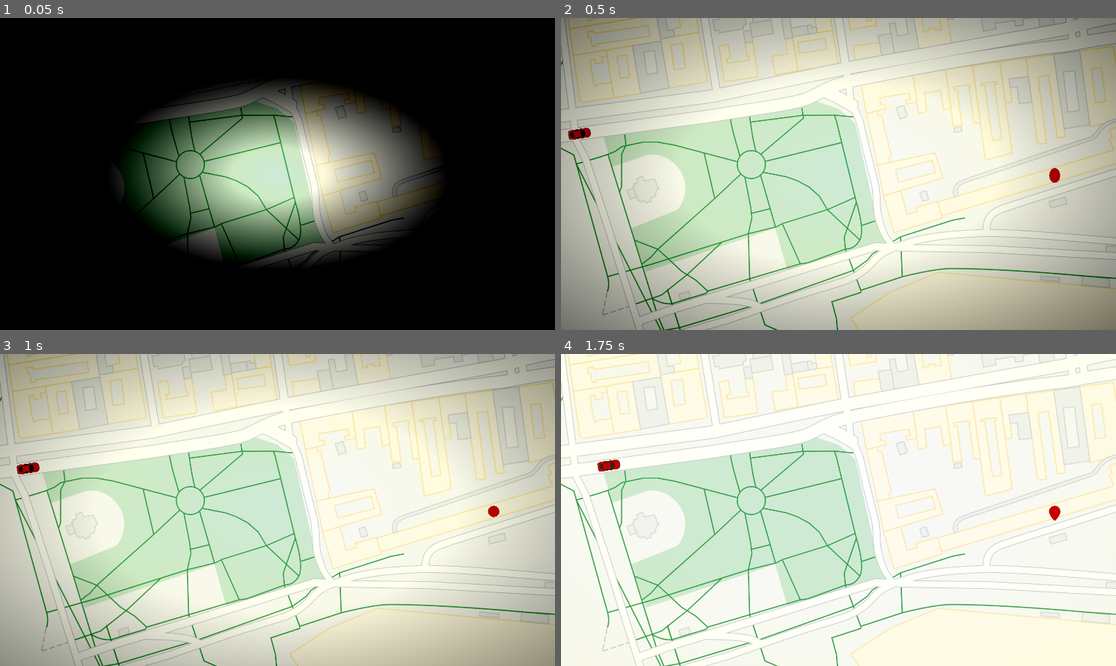
Above: before the commit, frames 1-4 (two rows, left to right).
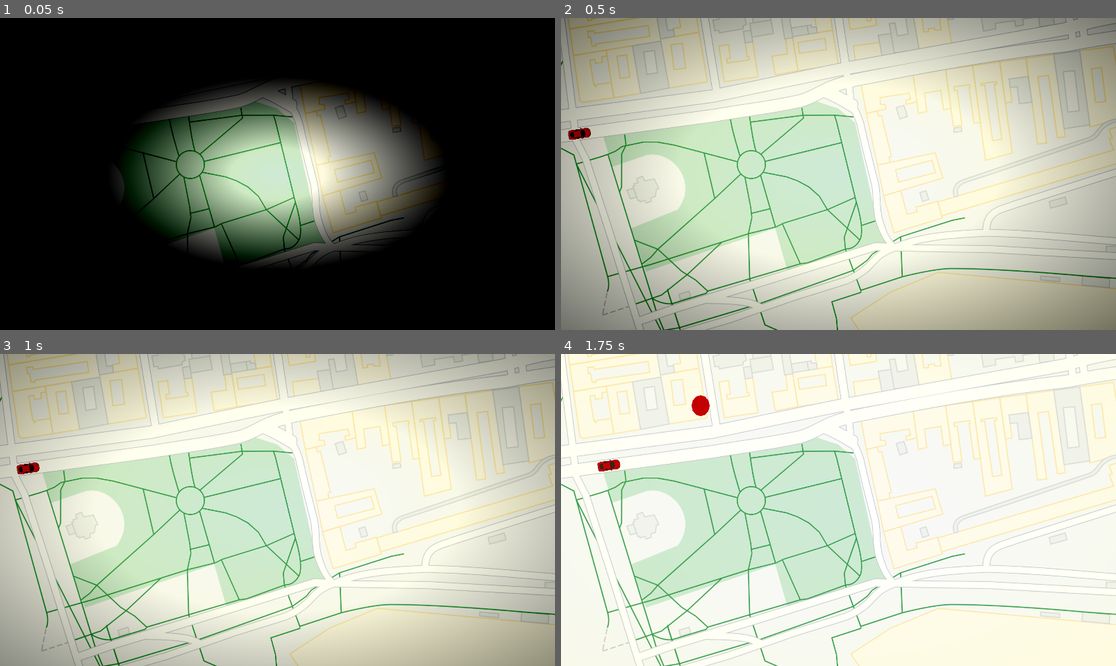
Above: after the commit, the same moments.

Repository: Seventyy/SmallProgrammingProjects
Game: Godot game, scene res://main.tscn
The game is run twice, just before and just after one commit, with the same random seed, the same clock (stepped at 60 frames per second) and the same inputs.
Inputs:
- Up to frame 1 (0.05 s): no input
- Up to frame 2 (0.5 s): no input
- Up to frame 3 (1 s): no input
- Up to frame 4 (1.75 s): no input

Frame 1 is identical in both runs. In frame 2, less than 0.1% of the frame differs, in the area x 87-90%, y 48-53%; in frame 3, less than 0.1%; in frame 4, 0.2%, in the area x 23-90%, y 13-54%.

Commit message:
do zdania

Diff:
--- a/computer_graphics_task_3/main.tscn
+++ b/computer_graphics_task_3/main.tscn
@@ -1,9 +1,16 @@
-[gd_scene load_steps=9 format=3 uid="uid://b1xfn5hqixt30"]
+[gd_scene load_steps=10 format=3 uid="uid://b1xfn5hqixt30"]
 
 [ext_resource type="Texture2D" uid="uid://4a4b0cjgs7t0" path="res://grafika_task_2.svg" id="1_qr2rm"]
 [ext_resource type="Texture2D" uid="uid://751ewouglds" path="res://car.png" id="2_thm0q"]
 [ext_resource type="Texture2D" uid="uid://ym0rolbooexi" path="res://vignette_mask.tres" id="3_d6y50"]
 [ext_resource type="Script" path="res://polygon.gd" id="3_p21pb"]
+
+[sub_resource type="GDScript" id="GDScript_nbflq"]
+script/source = "extends Node2D
+
+func end() -> void:
+	get_tree().quit()
+"
 
 [sub_resource type="Curve2D" id="Curve2D_v6tww"]
 _data = {
@@ -43,44 +50,126 @@
 tracks/2/interp = 1
 tracks/2/loop_wrap = true
 tracks/2/keys = {
-"handle_modes": PackedInt32Array(0, 2, 2, 2, 2, 2, 2, 2, 2, 2, 0),
-"points": PackedFloat32Array(0, -0.25, 0, 0.25, 0, 0.278055, …(460 unchanged characters)… 015697, 1, -0.574409, 0.0010308, 0.25, 0),
-"times": PackedFloat32Array(0, 4.1, 4.7, 6, 7.9, 10.9, 12.8, 15.3, 16.4, 18.5, 20)
-}
-tracks/3/type = "bezier"
+"handle_modes": PackedInt32Array(0, 2, 2, 2, 2, 2, 2, 2, 2, 2, 0, 0),
+"points": PackedFloat32Array(0, -0.25, 0, 0.25, 0, 0.278055, …(460 unchanged characters)… 015697, 1, -0.574409, 0.0010308, 0.25, 0, 1, -0.25, 0, 0.25, 0),
+"times": PackedFloat32Array(0, 4.1, 4.7, 6, 7.9, 10.9, 12.8, 15.3, 16.4, 18.5, 20, 20.1)
+}
+tracks/3/type = "value"
 tracks/3/imported = false
 tracks/3/enabled = true
-tracks/3/path = NodePath("Polygon2D:scale:x")
+tracks/3/path = NodePath("FirstPoint:progress")
 tracks/3/interp = 1
 tracks/3/loop_wrap = true
 tracks/3/keys = {
-"handle_modes": PackedInt32Array(0, 0),
-"points": PackedFloat32Array(0, -0.25, 0, 0.416795, 0.0766599, 1, -0.158109, 1.86434, 0.25, 0),
-"times": PackedFloat32Array(0, 1)
+"times": PackedFloat32Array(2.4, 3.1),
+"transitions": PackedFloat32Array(-2, 1),
+"update": 0,
+"values": [0.0, 25.0]
 }
 tracks/4/type = "bezier"
 tracks/4/imported = false
 tracks/4/enabled = true
-tracks/4/path = NodePath("Polygon2D:scale:y")
+tracks/4/path = NodePath("FirstPoint:scale:x")
 tracks/4/interp = 1
 tracks/4/loop_wrap = true
 tracks/4/keys = {
 "handle_modes": PackedInt32Array(0, 0),
-"points": PackedFloat32Array(0, -0.25, 0, 0.416795, 0.121933, 1, -0.352221, 2.26088, 0.25, 0),
-"times": PackedFloat32Array(0, 1)
-}
-tracks/5/type = "value"
+"points": PackedFloat32Array(0, -0.25, 0, 0.416795, 0.0766599, 1, -0.158109, 1.86434, 0.25, 0),
+"times": PackedFloat32Array(1, 2)
+}
+tracks/5/type = "bezier"
 tracks/5/imported = false
 tracks/5/enabled = true
-tracks/5/path = NodePath("Polygon2D:progress")
+tracks/5/path = NodePath("FirstPoint:scale:y")
 tracks/5/interp = 1
 tracks/5/loop_wrap = true
 tracks/5/keys = {
-"times": PackedFloat32Array(1.4, 2.1),
+"handle_modes": PackedInt32Array(0, 0),
+"points": PackedFloat32Array(0, -0.25, 0, 0.416795, 0.121933, 1, -0.352221, 2.26088, 0.25, 0),
+"times": PackedFloat32Array(1, 2)
+}
+tracks/6/type = "value"
+tracks/6/imported = false
+tracks/6/enabled = true
+tracks/6/path = NodePath("SecondPoint:progress")
+tracks/6/interp = 1
+tracks/6/loop_wrap = true
+tracks/6/keys = {
+"times": PackedFloat32Array(7.6, 8.3),
 "transitions": PackedFloat32Array(-2, 1),
 "update": 0,
 "values": [0.0, 25.0]
 }
+tracks/7/type = "bezier"
+tracks/7/imported = false
+tracks/7/enabled = true
+tracks/7/path = NodePath("SecondPoint:scale:x")
+tracks/7/interp = 1
+tracks/7/loop_wrap = true
+tracks/7/keys = {
+"handle_modes": PackedInt32Array(0, 0),
+"points": PackedFloat32Array(0, -0.25, 0, 0.416795, 0.0766599, 1, -0.158109, 1.86434, 0.25, 0),
+"times": PackedFloat32Array(6.2, 7.2)
+}
+tracks/8/type = "bezier"
+tracks/8/imported = false
+tracks/8/enabled = true
+tracks/8/path = NodePath("SecondPoint:scale:y")
+tracks/8/interp = 1
+tracks/8/loop_wrap = true
+tracks/8/keys = {
+"handle_modes": PackedInt32Array(0, 0),
+"points": PackedFloat32Array(0, -0.25, 0, 0.416795, 0.121933, 1, -0.352221, 2.26088, 0.25, 0),
+"times": PackedFloat32Array(6.2, 7.2)
+}
+tracks/9/type = "value"
+tracks/9/imported = false
+tracks/9/enabled = true
+tracks/9/path = NodePath("ThirdPoint:progress")
+tracks/9/interp = 1
+tracks/9/loop_wrap = true
+tracks/9/keys = {
+"times": PackedFloat32Array(18, 18.7),
+"transitions": PackedFloat32Array(-2, 1),
+"update": 0,
+"values": [0.0, 25.0]
+}
+tracks/10/type = "bezier"
+tracks/10/imported = false
+tracks/10/enabled = true
+tracks/10/path = NodePath("ThirdPoint:scale:x")
+tracks/10/interp = 1
+tracks/10/loop_wrap = true
+tracks/10/keys = {
+"handle_modes": PackedInt32Array(0, 0),
+"points": PackedFloat32Array(0, -0.25, 0, 0.416795, 0.0766599, 1, -0.158109, 1.86434, 0.25, 0),
+"times": PackedFloat32Array(16.6, 17.6)
+}
+tracks/11/type = "bezier"
+tracks/11/imported = false
+tracks/11/enabled = true
+tracks/11/path = NodePath("ThirdPoint:scale:y")
+tracks/11/interp = 1
+tracks/11/loop_wrap = true
+tracks/11/keys = {
+"handle_modes": PackedInt32Array(0, 0),
+"points": PackedFloat32Array(0, -0.25, 0, 0.416795, 0.121933, 1, -0.352221, 2.26088, 0.25, 0),
+"times": PackedFloat32Array(16.6, 17.6)
+}
+tracks/12/type = "method"
+tracks/12/imported = false
+tracks/12/enabled = true
+tracks/12/path = NodePath(".")
+tracks/12/interp = 1
+tracks/12/loop_wrap = true
+tracks/12/keys = {
+"times": PackedFloat32Array(20),
+"transitions": PackedFloat32Array(1),
+"values": [{
+"args": [],
+"method": &"end"
+}]
+}
 
 [sub_resource type="AnimationLibrary" id="AnimationLibrary_y6ony"]
 _data = {
@@ -91,6 +180,7 @@
 blend_mode = 2
 
 [node name="Main" type="Node2D"]
+script = SubResource("GDScript_nbflq")
 
 [node name="GrafikaTask2" type="Sprite2D" parent="."]
 position = Vector2(959, 527)
@@ -114,8 +204,22 @@
 "": SubResource("AnimationLibrary_y6ony")
 }
 
-[node name="Polygon2D" type="Polygon2D" parent="."]
-position = Vector2(1708, 545)
+[node name="FirstPoint" type="Polygon2D" parent="."]
+position = Vector2(483, 179)
+scale = Vector2(1e-05, 1e-05)
+color = Color(0.768627, 0, 0.0431373, 1)
+polygon = PackedVector2Array(0, -20, 10, -17.3205, 17.3205, -10, 20, 8.74228e-07, 17.3205, 10, 10, 17.3205, -1.74846e-06, 20, -10, 17.3205, -17.3205, 10, -20, -2.38498e-07, -17.3205, -10, -10, -17.3205)
+script = ExtResource("3_p21pb")
+
+[node name="SecondPoint" type="Polygon2D" parent="."]
+position = Vector2(1117, 456)
+scale = Vector2(1e-05, 1e-05)
+color = Color(0.768627, 0, 0.0431373, 1)
+polygon = PackedVector2Array(0, -20, 10, -17.3205, 17.3205, -10, 20, 8.74228e-07, 17.3205, 10, 10, 17.3205, -1.74846e-06, 20, -10, 17.3205, -17.3205, 10, -20, -2.38498e-07, -17.3205, -10, -10, -17.3205)
+script = ExtResource("3_p21pb")
+
+[node name="ThirdPoint" type="Polygon2D" parent="."]
+position = Vector2(1700, 537)
 scale = Vector2(1e-05, 1e-05)
 color = Color(0.768627, 0, 0.0431373, 1)
 polygon = PackedVector2Array(0, -20, 10, -17.3205, 17.3205, -10, 20, 8.74228e-07, 17.3205, 10, 10, 17.3205, -1.74846e-06, 20, -10, 17.3205, -17.3205, 10, -20, -2.38498e-07, -17.3205, -10, -10, -17.3205)
--- a/computer_graphics_task_3/project.godot
+++ b/computer_graphics_task_3/project.godot
@@ -21,5 +21,5 @@
 
 [editor]
 
-movie_writer/movie_file="C:/Users/Jan/Documents/GitHub/SmallProgrammingProjects/computer_graphics_task_3/movie/movie.avi"
+movie_writer/movie_file="/home/seventy/Documents/GitHub/SmallProgrammingProjects/computer_graphics_task_3/movie.avi"
 movie_writer/fps=25
Not shown, added: computer_graphics_task_3/movie.avi
Not shown, changed: computer_graphics_task_3/movie/movie.avi
